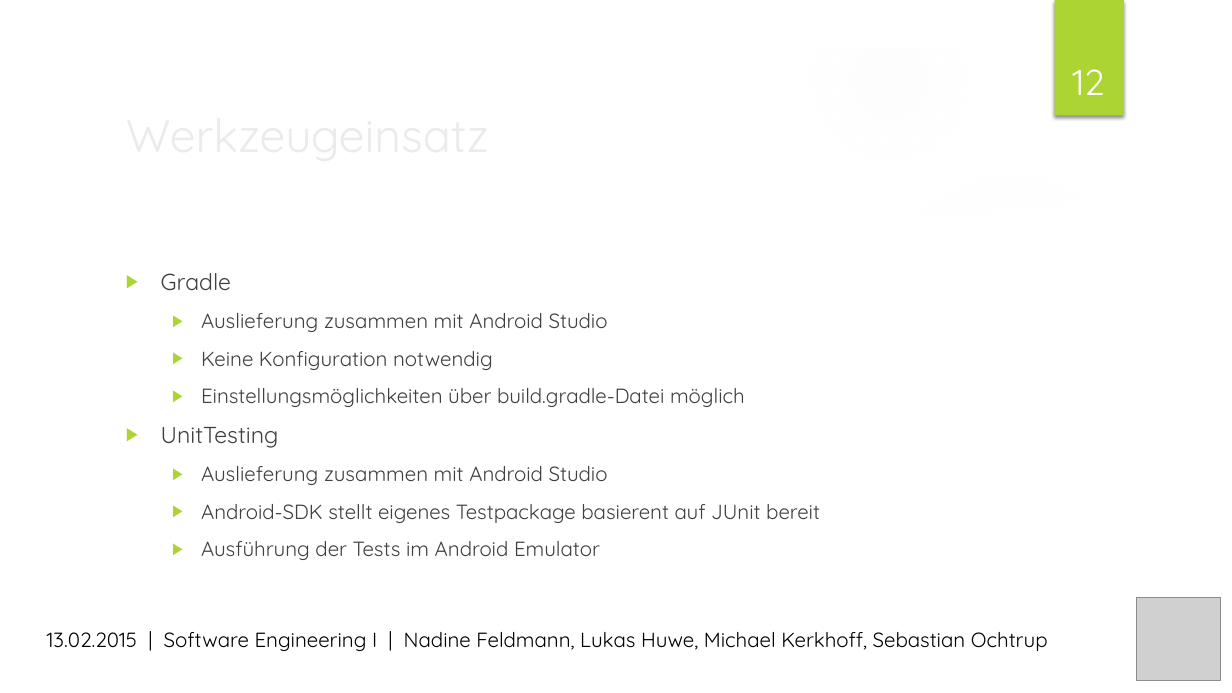
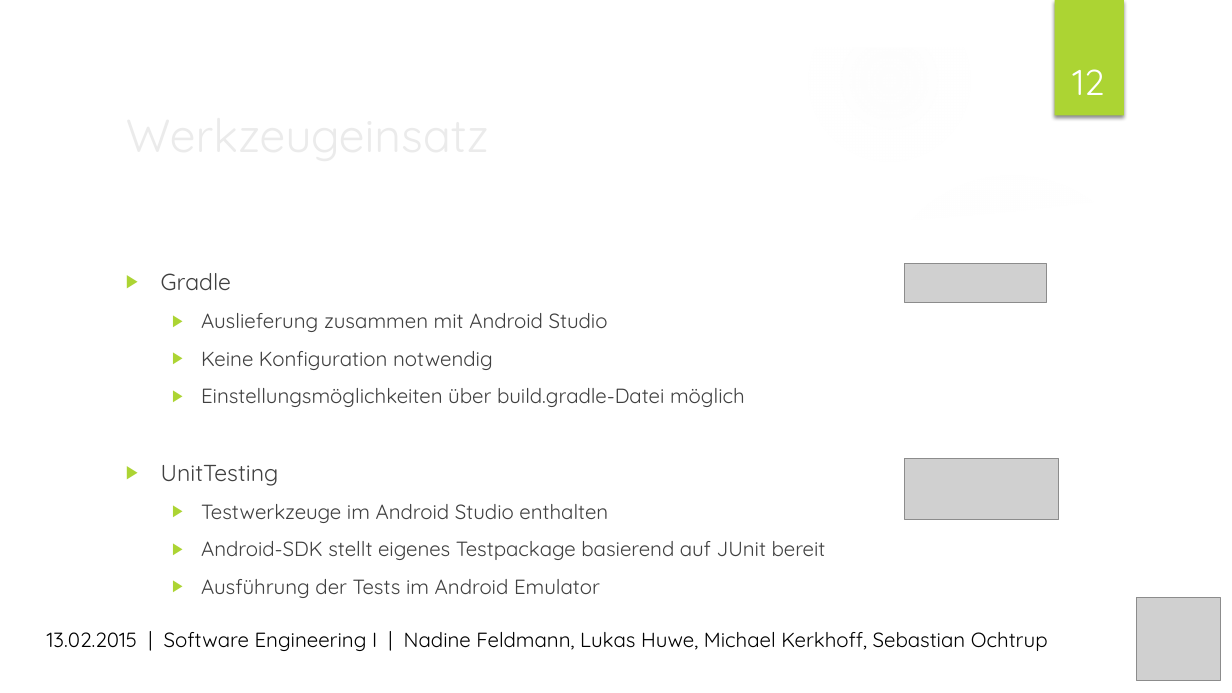
Before and after one commit to MrXXX92/pwsafe, a slide deck: slide 12 of Dokumentation/PWSafe Präsentation.pptx. Drawn at 1232x693 pixels with LibreOffice and Linux fonts; fonts in the diff are those of the drawing; grey boxes stand for pictures; background and template pictures are left out. Boxes give left, top, right and bottom in pixels: in the first picture for what was removed or moved away, otherwise in the second. Text is boxed around its words. In the diff, an @@ line names an element or a change of style, - is before the commit and + after.

```diff
--- a/Dokumentation/PWSafe Präsentation.pptx
+++ b/Dokumentation/PWSafe Präsentation.pptx
@@ picture added at box(905, 263, 1046, 303) @@
@@ picture added at box(905, 458, 1059, 520) @@
@@ text at box(201, 504, 826, 560): text changed @@
-  ▶ Auslieferung zusammen mit Android Studio
-  ▶ Android-SDK stellt eigenes Testpackage basierent auf JUnit bereit
+  ▶ Testwerkzeuge im Android Studio enthalten
+  ▶ Android-SDK stellt eigenes Testpackage basierend auf JUnit bereit
```
Also in this commit, not shown: 12 other slides changed, 7 slides removed.
